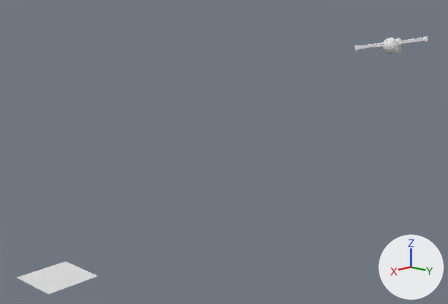
The Blender file Tools/animetool.blend as it was, and as the next commit left it.
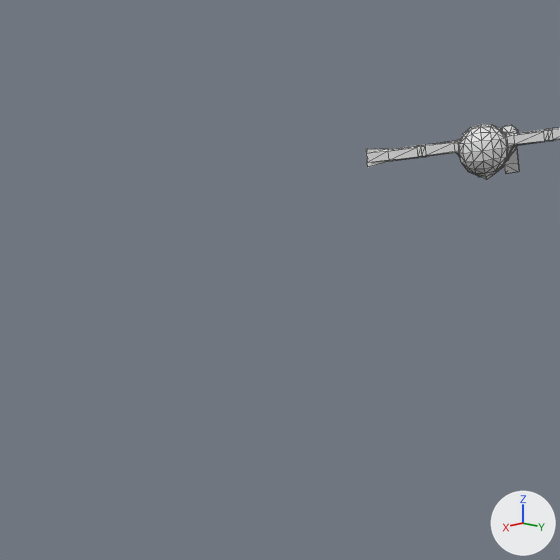
Old and new are each drawn whole from a 50 mm lens placed at (31.94, 17.99, 0.35), pointed at (10.89, -1.23, -5.73) and again close up on the part from 54% to 92% of the width and 0% to 56% of the height. The axes (+X, +Y, +Z) are drawn at lower right. The lights are the same throughout. The last two pictures show the newer version. The close-ups show mesh edges as thin lines.
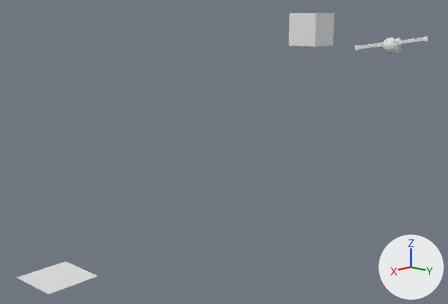
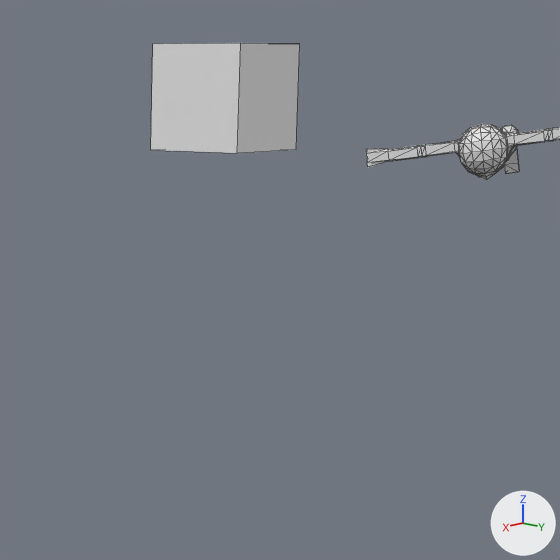
What differs and where, as boxes (x1, y1, x2, y2) in the close-ups (560 x 560 px):
'立方体', added
    after: (151, 43, 300, 153)

The edits, one by one:
Mesh me_立方体_001 is new.
It is a box spanning x -1.0..1.0, y -1.0..1.0, z -1.0..1.0.
Object '立方体' (ob_立方体) is new; it shows me_立方体_001.
Its location is (-1.21, -4.83, -0.28).
